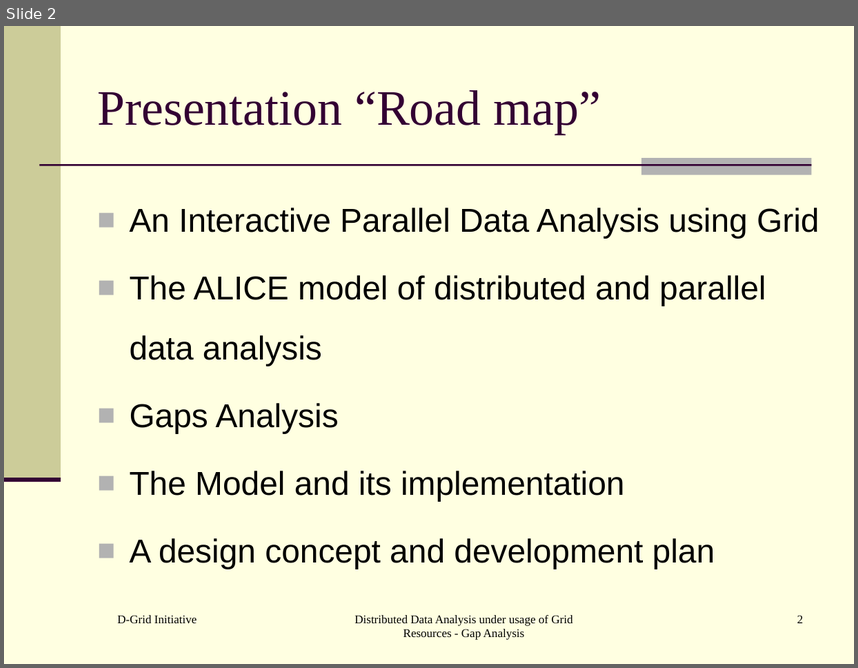
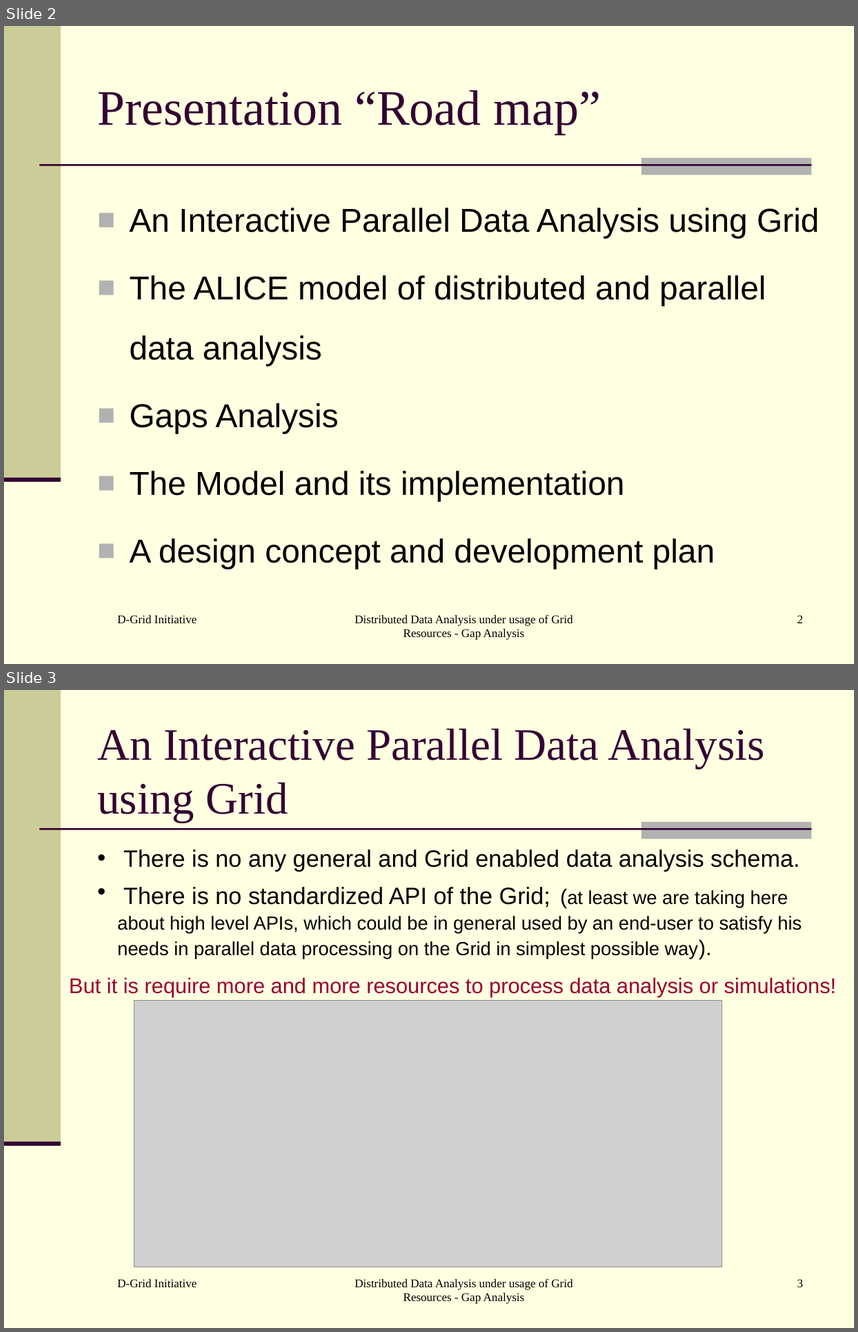
Before and after one commit to AnarManafov/PoDDocumentation, a slide deck: HEPCG-Workshops/2006-Nov/HEPCG-Workshops-2006-Nov.ppt. Shown one above the other, each under a label of ours: slide 2 before the commit, slides 2 and 3 after it. The pictures are 858x668 and 858x1332 pixels, drawn with LibreOffice and Linux fonts; fonts in the diff are those of the drawing; grey boxes stand for pictures. Boxes give left, top, right and bottom in pixels: in the first picture for what was removed or moved away, otherwise in the second. Text is boxed around its words. In the diff, an @@ line names an element or a change of style, - is before the commit and + after.

```diff
--- a/HEPCG-Workshops/2006-Nov/HEPCG-Workshops-2006-Nov.ppt
+++ b/HEPCG-Workshops/2006-Nov/HEPCG-Workshops-2006-Nov.ppt
@@ slide 3 added at <box>4,690,854,1328</box>, background #FFFFE1; not listed: 4 template elements that a slide beside it also shows @@
@@ title added at <box>97,729,765,822</box>, 38 pt, text #330033 @@
+An Interactive Parallel Data Analysis using Grid
@@ text added at <box>117,849,802,958</box>, 16 pt, text #000000 @@
+• There is no any general and Grid enabled data analysis schema.
+• There is no standardized API of the Grid; (at least we are taking here about high level APIs, which could be in general used by an end-user to satisfy his needs in parallel data processing on the Grid in simplest possible way).
@@ text added at <box>69,977,837,997</box>, 18 pt, text #990033 @@
+But it is require more and more resources to process data analysis or simulations!
@@ picture added at <box>134,1000,722,1266</box> @@
@@ text added at <box>117,1279,197,1287</box>, 10 pt, text #000000 @@
+D-Grid Initiative
@@ text added at <box>355,1279,573,1303</box>, 10 pt, text #000000 @@
+Distributed Data Analysis under usage of Grid Resources - Gap Analysis
@@ page number added at <box>797,1279,804,1287</box>, 10 pt, text #000000 @@
+3
```
Also in this commit, not shown: 3 slides changed, 2 other slides added.
